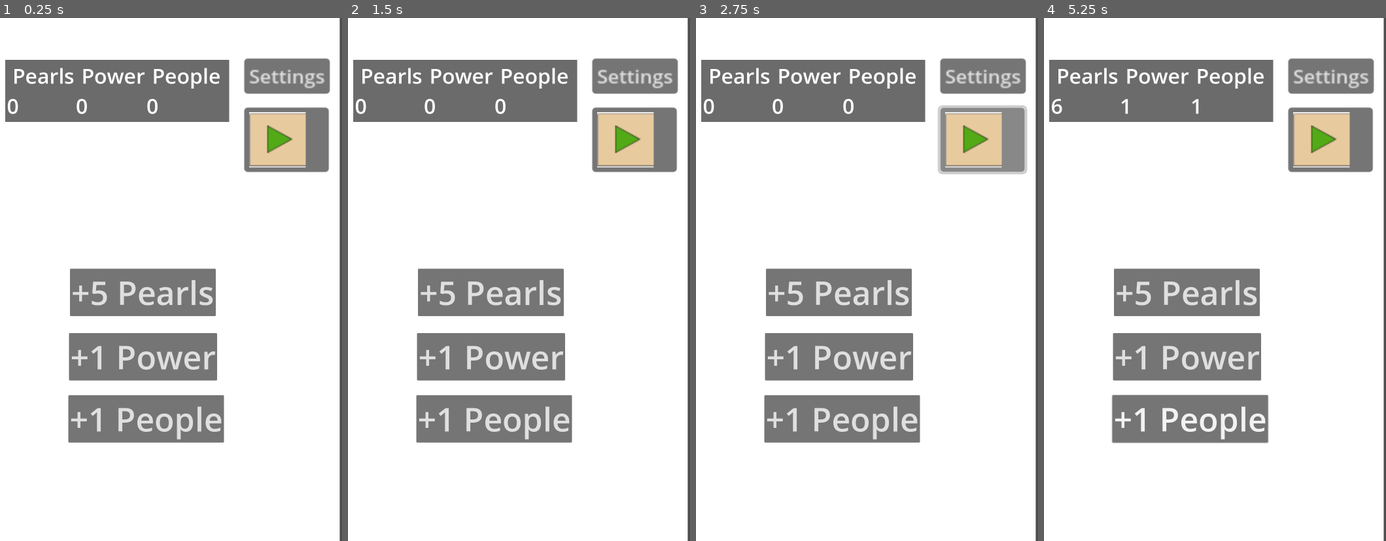
Above: before the commit, frames 1-4 (left to right).
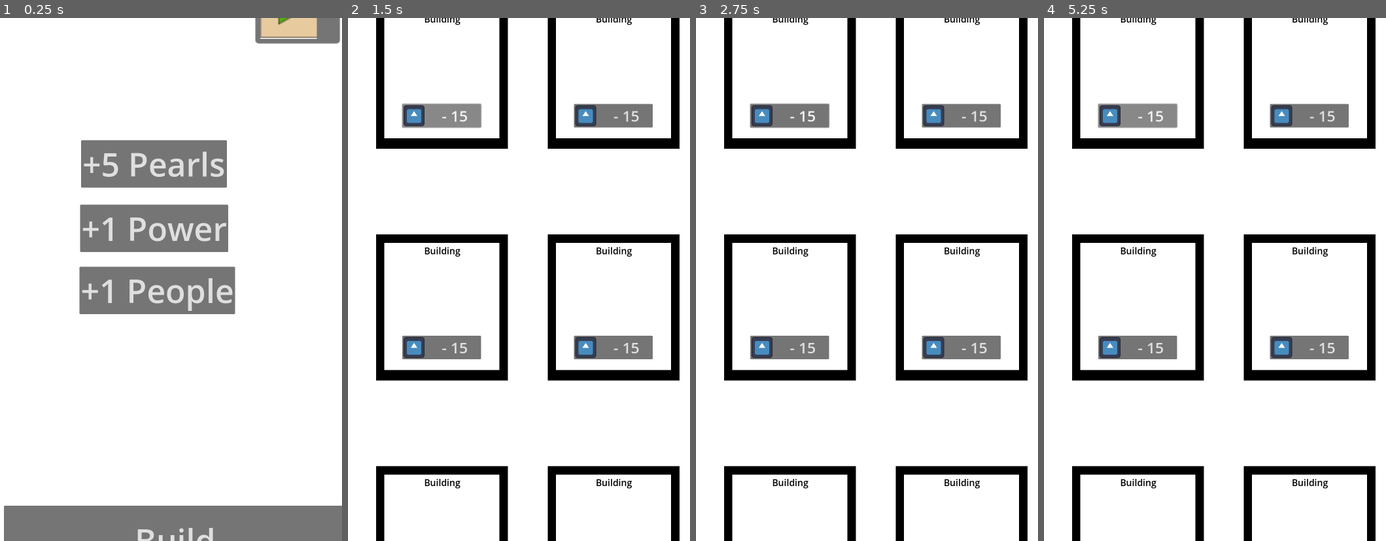
Above: after the commit, the same moments.

Repository: IdiotTheIdiot/IdleSkylines
Game: Godot game, scene res://Scenes/Main.tscn
The game is run twice, just before and just after one commit, with the same random seed, the same clock (stepped at 60 frames per second) and the same inputs. The engine's default icon, where the game draws it, is replaced by a stand-in: a white triangle on a blue panel in a dark square.
Inputs (mouse positions are in pixels of both pictures, inside the frame that each line leads up to):
- Up to frame 1 (0.25 s): no input
- Up to frame 2 (1.5 s): click (522, 540) at 0.5 s, where only the run after the commit has a clickable "Build"; click (440, 117) at 1.25 s, where only the run after the commit has a clickable "- 15"
- Up to frame 3 (2.75 s): click (983, 138) at 2.02 s
- Up to frame 4 (5.25 s): click (1187, 289) at 2.75 s, where only the run before the commit has a clickable "+5 Pearls"; click (1187, 357) at 3.5 s, where only the run before the commit has a clickable "+1 Power"; click (1191, 420) at 4.25 s, where only the run before the commit has a clickable "+1 People"; click (1136, 117) at 5 s, where only the run after the commit has a clickable "- 15"

The runs differ from the first frame. In frame 1, 39% of the frame differs, in the area x 1-100%, y 0-100%; in frame 2, 35%; in frame 3, 35%; in frame 4, 35%.

Commit message:
Got buying things working

Diff:
--- a/Data Structures/Data/data_resources.gd
+++ b/Data Structures/Data/data_resources.gd
@@ -12,3 +12,4 @@
 #buildings player owns
 
 @export var Generators : int = 0
+@export var pearl_farms : int = 0
--- a/Scenes/BuyBuildTile.gd
+++ b/Scenes/BuyBuildTile.gd
@@ -3,3 +3,13 @@
 
 
 @export var Building_Type : int
+@export var Building_Cost : int = 15
+
+
+func _on_buy_cur_building_but_pressed():
+	var error : Error = ResourcesManager.ref.consume_Pearls(Building_Cost)
+	print(error)
+	if error : return
+	print("bought")
+	ResourcesManager.ref.buy_pearl_farm()
+	pass # Replace with function body.
--- a/Scenes/BuyBuildTile.tscn
+++ b/Scenes/BuyBuildTile.tscn
@@ -69,3 +69,5 @@
 icon = ExtResource("1_n84xg")
 clip_text = true
 expand_icon = true
+
+[connection signal="pressed" from="BuyBuildTileCont/BuyCurBuildingButCont/BuyCurBuildingBut" to="." method="_on_buy_cur_building_but_pressed"]
--- a/Scenes/Main.tscn
+++ b/Scenes/Main.tscn
@@ -7,6 +7,7 @@
 [ext_resource type="Theme" uid="uid://ciwjhkhg3j0no" path="res://Themes/BigLabelTheme.tres" id="2_wivlq"]
 [ext_resource type="Theme" uid="uid://dod4khpgtu50m" path="res://Themes/BigButtonTheme.tres" id="2_ws0mi"]
 [ext_resource type="PackedScene" uid="uid://0n5njq3ts32o" path="res://pearl_generator.tscn" id="3_xw5rk"]
+[ext_resource type="PackedScene" uid="uid://jd25j2y70xms" path="res://Scenes/BuyBuildingsMenu.tscn" id="8_j3dm6"]
 
 [sub_resource type="Theme" id="Theme_raoxt"]
 Label/font_sizes/font_size = 64
@@ -143,6 +144,17 @@
 theme = ExtResource("2_ws0mi")
 text = "+1 People"
 
+[node name="Camera2D" type="Camera2D" parent="."]
+unique_name_in_owner = true
+position = Vector2(506, 1193)
+drag_horizontal_enabled = true
+
+[node name="Control" parent="." instance=ExtResource("8_j3dm6")]
+offset_left = 1199.0
+offset_top = 86.0
+offset_right = 1199.0
+offset_bottom = 86.0
+
 [connection signal="tree_entered" from="." to="." method="_on_tree_entered"]
 [connection signal="pressed" from="MarginContainer/BuyBuildingsButton" to="." method="_on_buy_buildings_button_pressed"]
 [connection signal="pressed" from="PearlsButt" to="." method="_on_pearls_butt_pressed"]
--- a/Scripts/BuyBuildingsMenu.gd
+++ b/Scripts/BuyBuildingsMenu.gd
@@ -1,4 +1,4 @@
 extends Control
 
 func _on_exit_build_menu_but_pressed():
-	get_tree().change_scene_to_file("res://Scenes/Main.tscn")
+	%Camera2D.position.x = 500
--- a/Scripts/Main.gd
+++ b/Scripts/Main.gd
@@ -5,7 +5,8 @@
 
 #Switch screens to buy menu
 func _on_buy_buildings_button_pressed():
-	get_tree().change_scene_to_file("res://Scenes/BuyBuildingsMenu.tscn")
+	%Camera2D.position.x = 1800
+#	%Camera2D.position.y =
 
 #Singleton Setup
 func _init() -> void :
--- a/pearl_generator.gd
+++ b/pearl_generator.gd
@@ -34,6 +34,7 @@
 
 #generate resources and reset cycle progress
 func _generate() -> void:
+	_production = (ResourcesManager.ref.get_pearl_farms() * 3) + 1
 	_cycle_progression -= _cycle_duration
 	ResourcesManager.ref.create_pearls(_production)
 
--- a/project.godot
+++ b/project.godot
@@ -10,7 +10,7 @@
 
 [application]
 
-config/name="IdleSkylines"
+config/name="IdleBrine"
 run/main_scene="res://Scenes/Main.tscn"
 config/features=PackedStringArray("4.2", "Mobile")
 config/icon="res://Images/icon.svg"
--- a/resource_manager.gd
+++ b/resource_manager.gd
@@ -22,6 +22,8 @@
 func get_pearls() -> int:
 	return data.resources.Pearls
 
+func get_pearl_farms() -> int:
+	return data.resources.pearl_farms
 
 #creates Pearls
 func create_pearls(quantity:int) -> Error:
@@ -34,8 +36,11 @@
 func consume_Pearls(quantity:int) -> Error:
 	if quantity < 0: return FAILED
 
-	if quantity < data.resources.Pearls : return FAILED
+	if quantity > data.resources.Pearls : return FAILED
 	pearls_updated.emit()
 
 	data.resources.Pearls -= quantity
 	return OK
+
+func buy_pearl_farm():
+	data.resources.pearl_farms += 1
Not shown: 1 places in Scenes/Main.tscn that only renumber resources
